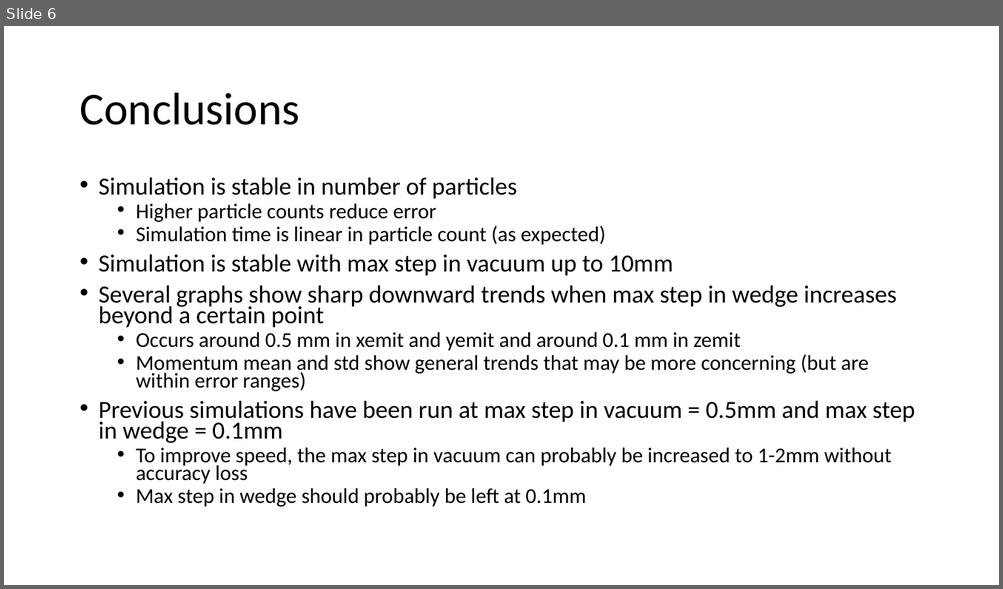
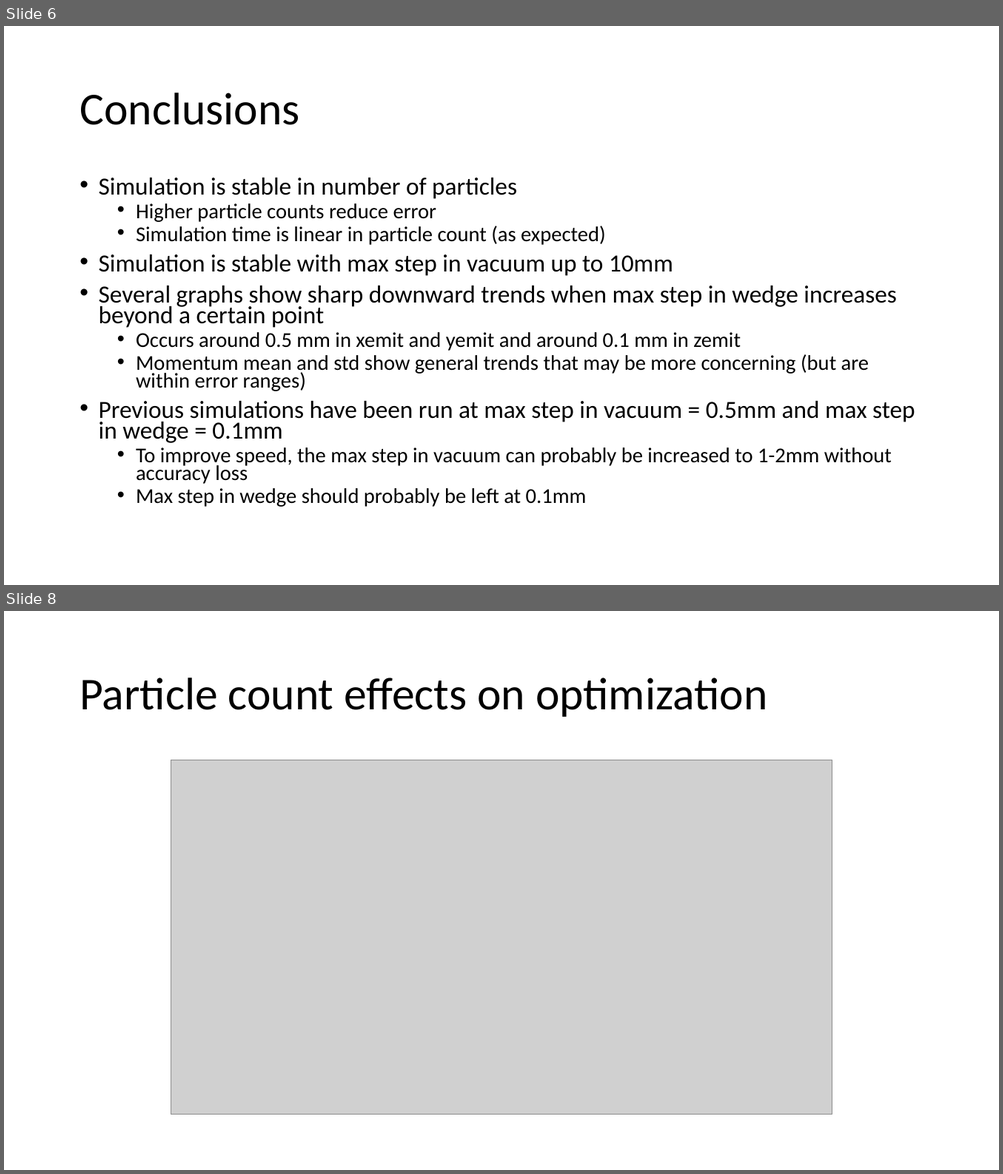
Before and after one commit to kdp-lab/muC-final-cooling, a slide deck: summaries/Accuracy.pptx. Shown one above the other, each under a label of ours: slide 6 before the commit, slides 6 and 8 after it; the slides between them are not shown. The pictures are 1003x589 and 1003x1174 pixels, drawn with LibreOffice and Linux fonts; fonts in the diff are those of the drawing; grey boxes stand for pictures. Boxes give left, top, right and bottom in pixels: in the first picture for what was removed or moved away, otherwise in the second. Text is boxed around its words. In the diff, an @@ line names an element or a change of style, - is before the commit and + after.

Commit message:
Added results for optimization varying N

```diff
--- a/summaries/Accuracy.pptx
+++ b/summaries/Accuracy.pptx
@@ slide 8 added at <box>4,611,999,1170</box>, background #FFFFFF @@
@@ title added at <box>79,678,767,717</box>, 44 pt, text #000000 @@
+Particle count effects on optimization
@@ picture added at <box>170,760,832,1116</box> @@
```
Also in this commit, not shown: 2 other slides added, 1 other file.
